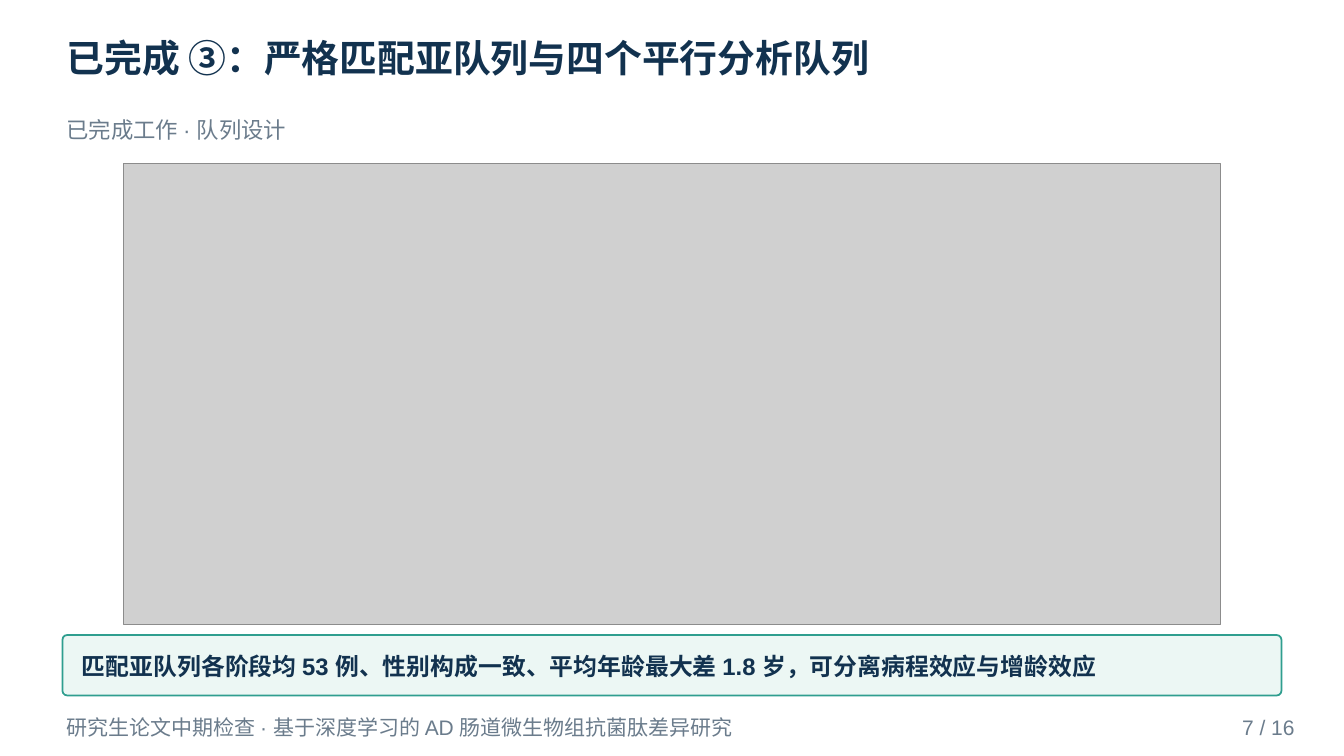
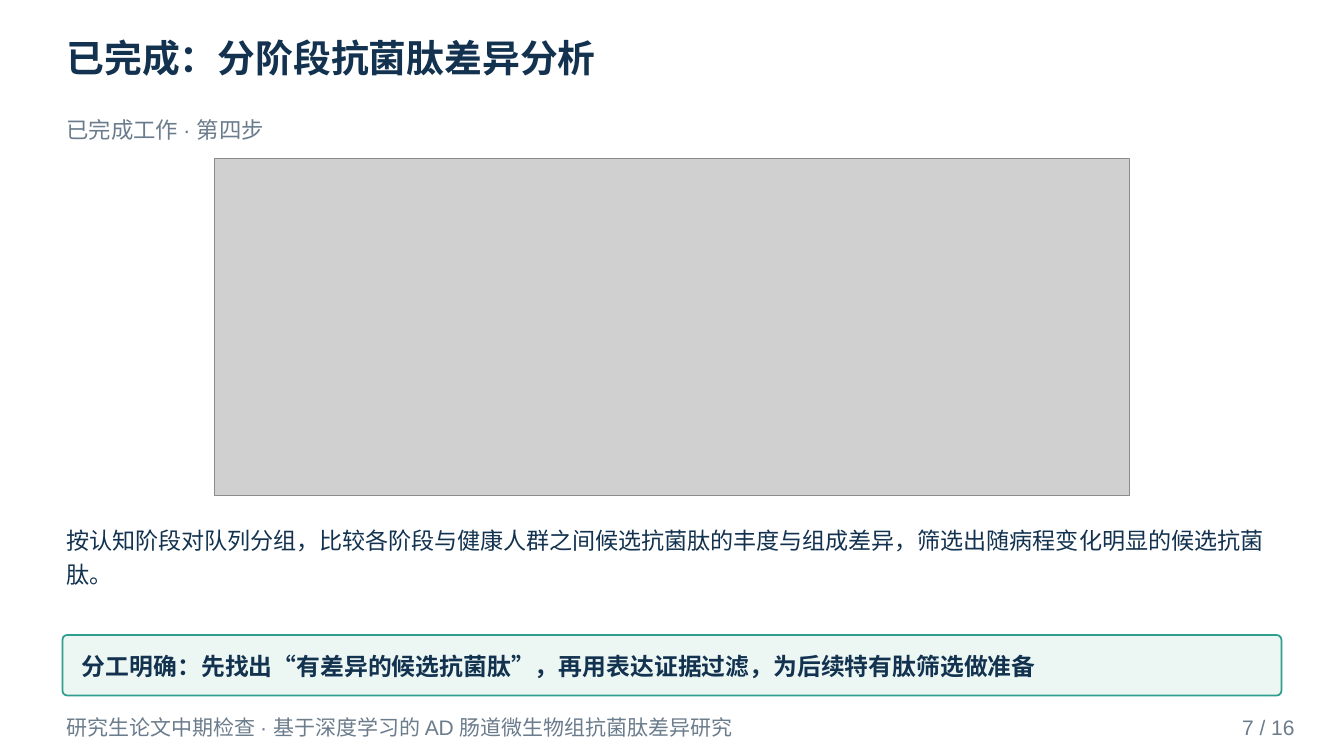
Before and after one commit to mqgg5630-cyber/zhongqi, a slide deck: slide 7 of deliverable/中期答辩.pptx. Drawn at 1344x756 pixels with LibreOffice and Linux fonts; fonts in the diff are those of the drawing; grey boxes stand for pictures. Boxes give left, top, right and bottom in pixels: in the first picture for what was removed or moved away, otherwise in the second. Text is boxed around its words. In the diff, an @@ line names an element or a change of style, - is before the commit and + after.

```diff
--- a/deliverable/中期答辩.pptx
+++ b/deliverable/中期答辩.pptx
@@ text at (67, 39, 596, 76): text changed @@
-已完成 ③：严格匹配亚队列与四个平行分析队列
+已完成：分阶段抗菌肽差异分析
@@ text at (67, 119, 264, 140): text changed @@
-已完成工作 · 队列设计
+已完成工作 · 第四步
@@ picture: place and size @@
-picture at (124, 163, 1221, 625)
+picture at (215, 158, 1130, 496)
@@ text added at (67, 529, 1264, 585), 16.5 pt, text #12324F @@
+按认知阶段对队列分组，比较各阶段与健康人群之间候选抗菌肽的丰度与组成差异，筛选出随病程变化明显的候选抗菌肽。
@@ text in rounded rectangle at (82, 654, 1036, 678): text changed @@
-匹配亚队列各阶段均 53 例、性别构成一致、平均年龄最大差 1.8 岁，可分离病程效应与增龄效应
+分工明确：先找出“有差异的候选抗菌肽”，再用表达证据过滤，为后续特有肽筛选做准备
```
Also in this commit, not shown: 12 other slides changed, 1 slide added, 1 slide removed, 24 other files.
